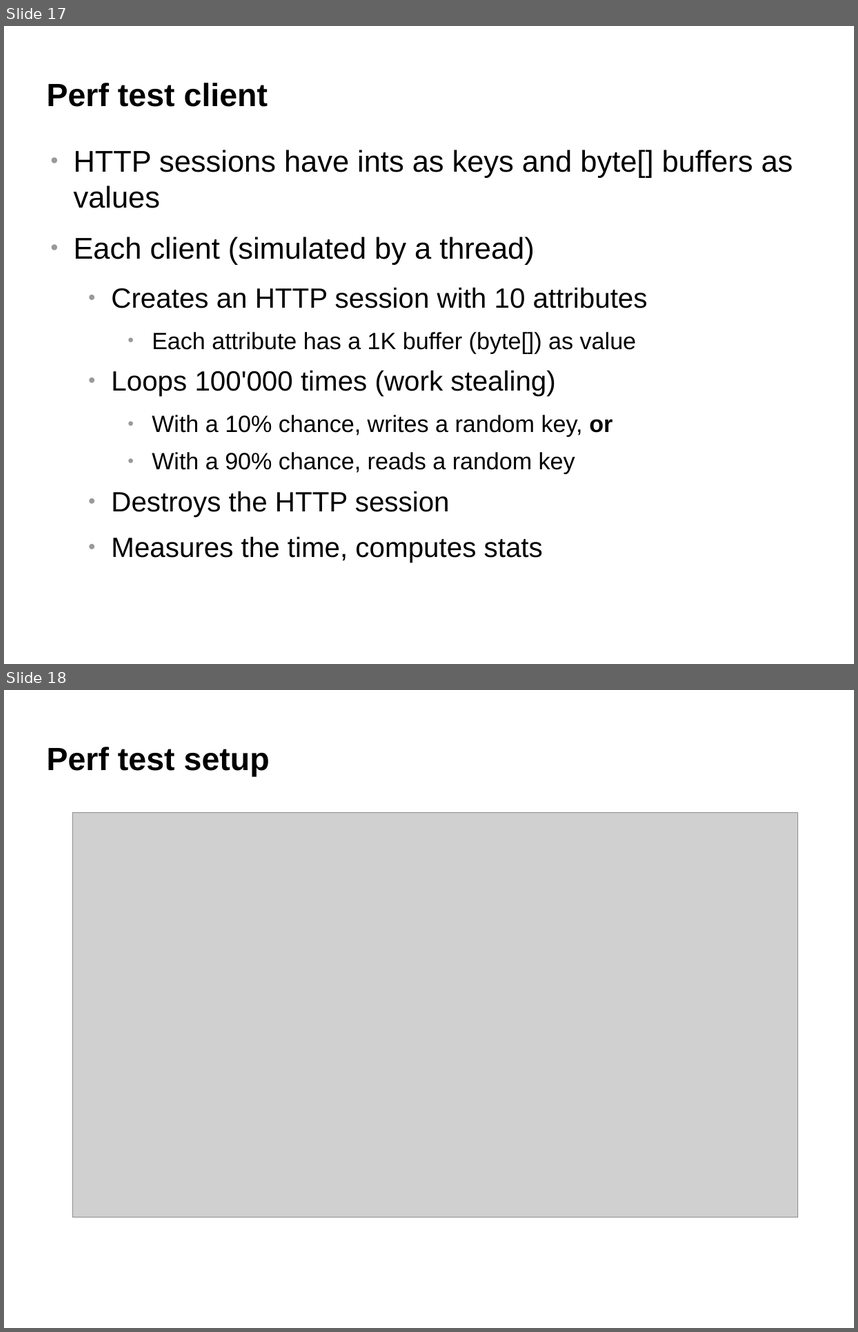
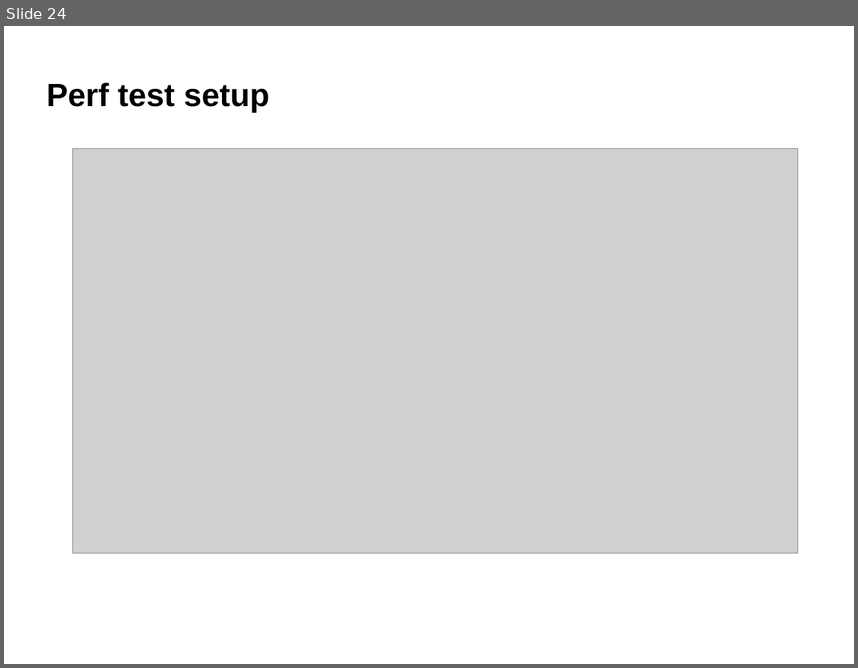
Before and after one commit to belaban/SessionPerf, a slide deck: docs/jbw2012.odp. Shown one above the other, each under a label of ours: slides 17 and 18 before the commit, slide 24 after it. The pictures are 858x1332 and 858x668 pixels, drawn with LibreOffice and Linux fonts; fonts in the diff are those of the drawing; grey boxes stand for pictures; background and template pictures are left out. Boxes give left, top, right and bottom in pixels: in the first picture for what was removed or moved away, otherwise in the second. Text is boxed around its words. In the diff, an @@ line names an element or a change of style, - is before the commit and + after.

```diff
--- a/docs/jbw2012.odp
+++ b/docs/jbw2012.odp
@@ slide 17 removed at (4,26,854,664), background #FFFFFF @@
@@ title removed at (47,83,268,107) @@
-Perf test client
@@ text removed at (74,150,793,562) @@
-● HTTP sessions have ints as keys and byte[] buffers as values
-● Each client (simulated by a thread)
-  ● Creates an HTTP session with 10 attributes
-    ● Each attribute has a 1K buffer (byte[]) as value
-  ● Loops 100'000 times (work stealing)
-    ● With a 10% chance, writes a random key, or
-    ● With a 90% chance, reads a random key
-  ● Destroys the HTTP session
-  ● Measures the time, computes stats
@@ what was slide 18 is now slide 24 @@
```
Also in this commit, not shown: 6 slides changed, 9 slides added, 3 other slides removed.
